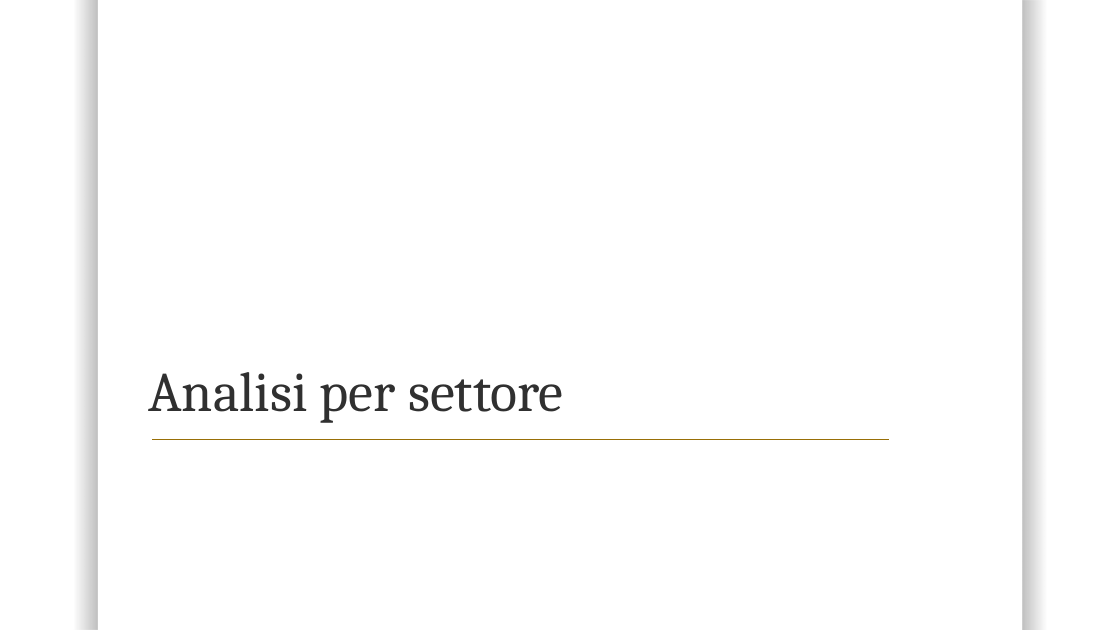
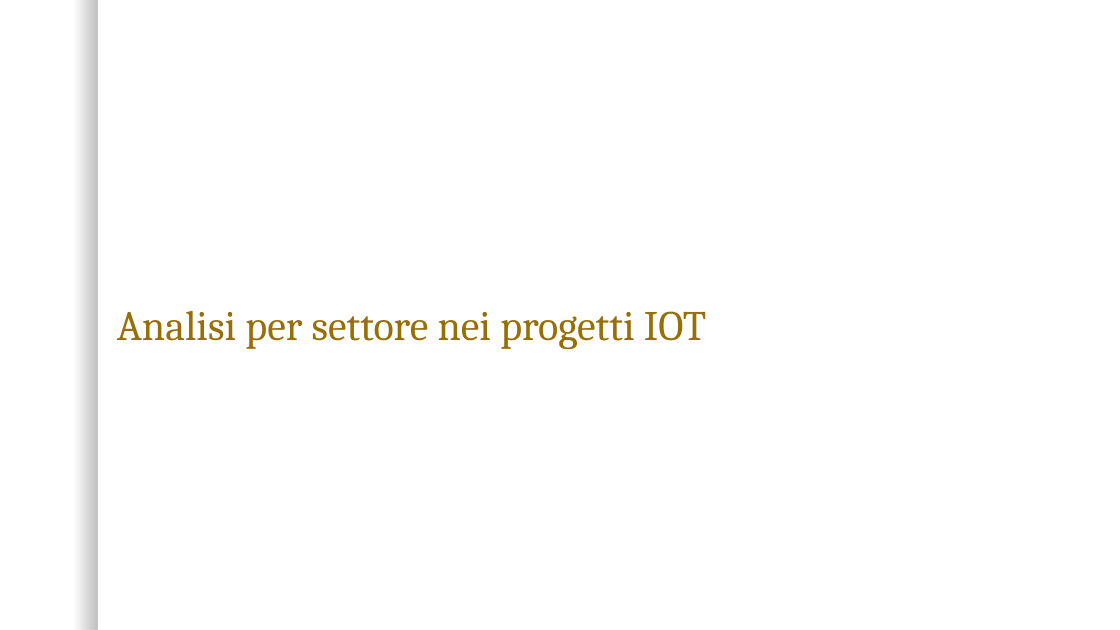
Before and after one commit to AdolfoCA/OI-Project, a slide deck: slide 11 of REPORT.pptx. Drawn at 1120x630 pixels with LibreOffice and Linux fonts; fonts in the diff are those of the drawing; background and template pictures are left out. Boxes give left, top, right and bottom in pixels: in the first picture for what was removed or moved away, otherwise in the second. Text is boxed around its words. In the diff, an @@ line names an element or a change of style, - is before the commit and + after.

```diff
--- a/REPORT.pptx
+++ b/REPORT.pptx
@@ rectangle removed at <box>1022,1,1119,630</box> @@
@@ title at <box>117,311,706,350</box>: text changed; size 48 to 36 pt; text colour #303030 to #986F07 @@
-Analisi per settore
+Analisi per settore nei progetti IOT
@@ line removed from (152, 439) to (889, 439) @@
```
Also in this commit, not shown: 3 slides added, 2 other files.
